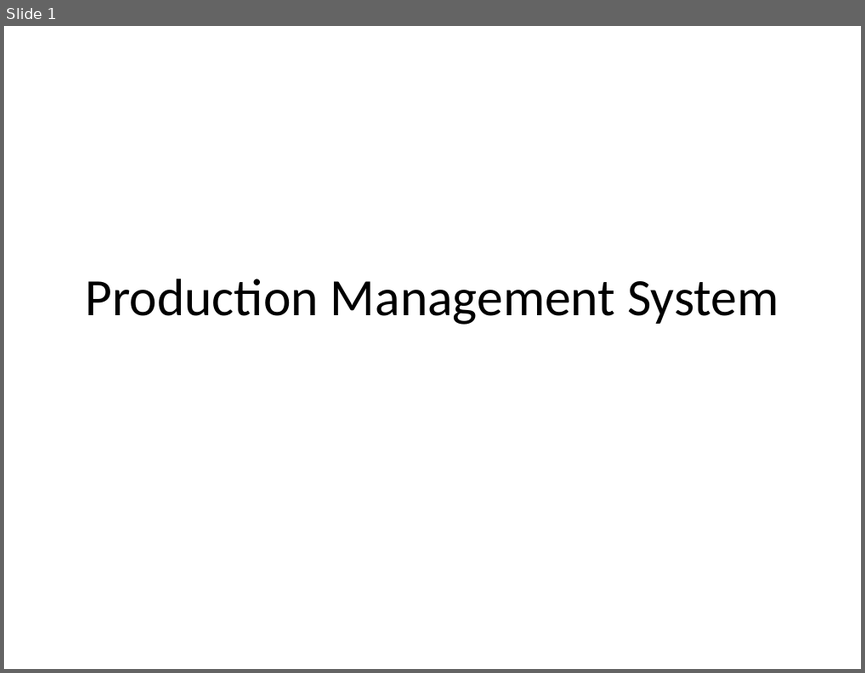
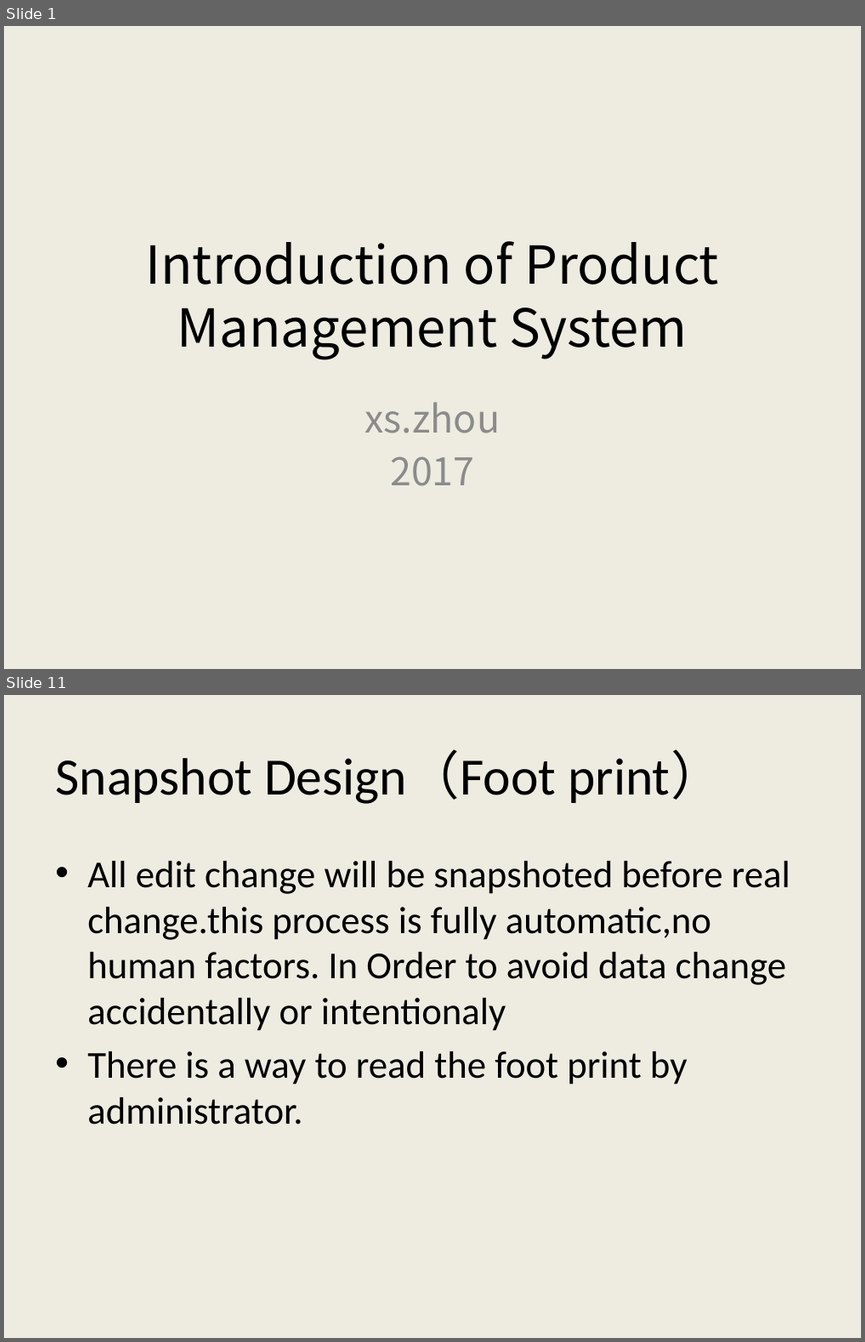
Before and after one commit to AlecSPb/PMS, a slide deck: PMSClient/Resource/Files/pmshelp_en.pptx. Shown one above the other, each under a label of ours: slide 1 before the commit, slides 1 and 11 after it; the slides between them are not shown. The pictures are 865x673 and 865x1342 pixels, drawn with LibreOffice and Linux fonts; fonts in the diff are those of the drawing. Boxes give left, top, right and bottom in pixels: in the first picture for what was removed or moved away, otherwise in the second. Text is boxed around its words. In the diff, an @@ line names an element or a change of style, - is before the commit and + after.

```diff
--- a/PMSClient/Resource/Files/pmshelp_en.pptx
+++ b/PMSClient/Resource/Files/pmshelp_en.pptx
@@ slide 11 added at (4, 695, 861, 1338), background #EEECE1 @@
@@ title added at (55, 751, 722, 804), 44 pt, text #000000 @@
+Snapshot Design（Foot print）
@@ text added at (87, 861, 790, 1124), 32 pt, text #000000 @@
+• All edit change will be snapshoted before real change.this process is fully automatic,no human factors. In Order to avoid data change accidentally or intentionaly
+• There is a way to read the foot print by administrator.
@@ slide 1 changed as well @@
@@ background #FFFFFF to #EEECE1 @@
@@ title at (145, 241, 719, 360): text changed; font Calibri to Noto Sans CJK SC @@
-Production Management System
+Introduction of Product Management System
@@ subtitle added at (365, 402, 500, 486), 32 pt, text #8C8C8C @@
+xs.zhou
+2017
```
Also in this commit, not shown: 1 other slide changed, 11 other slides added, 10 slides removed, 1 other file.
